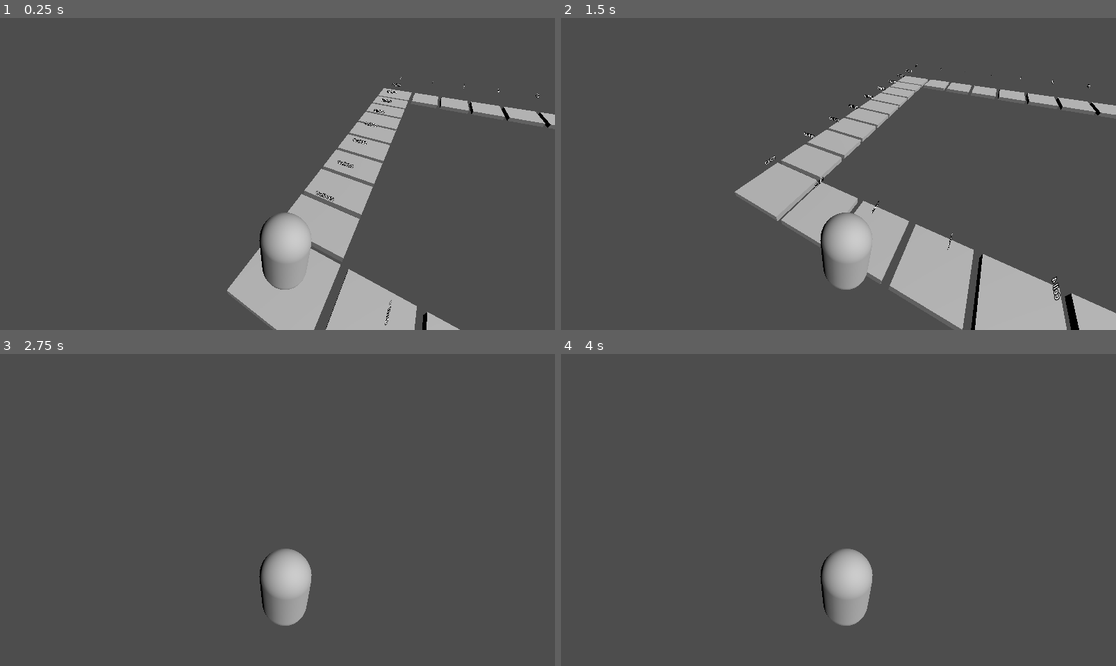
Above: before the commit, frames 1-4 (two rows, left to right).
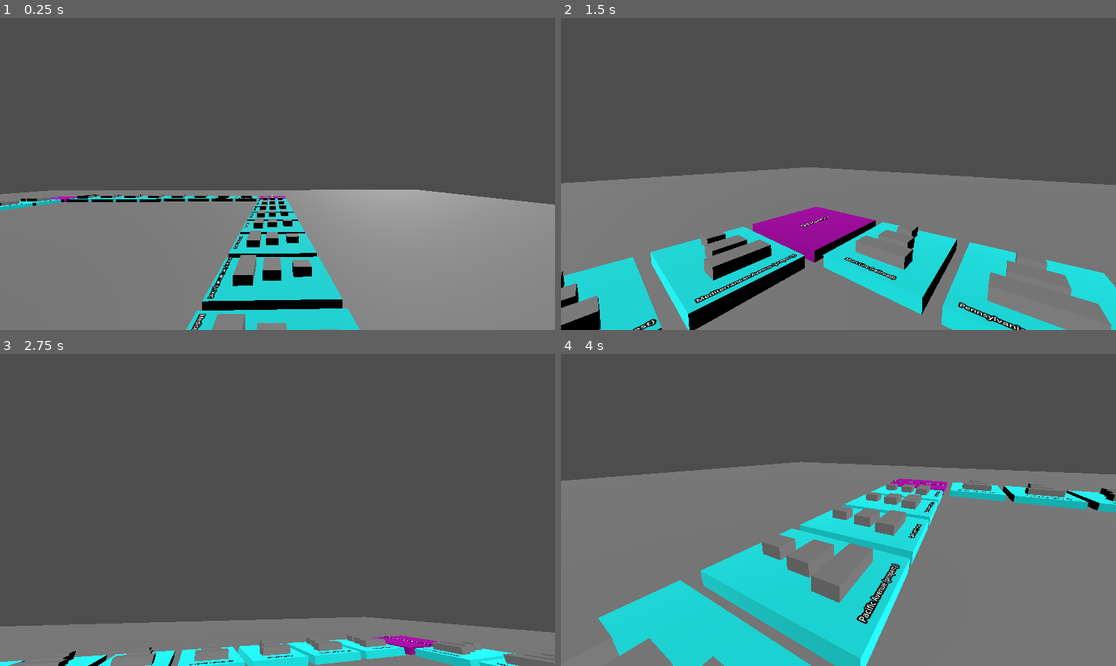
Above: after the commit, the same moments.

Repository: evan00144/monopoly-hustle
Game: Godot game, scene res://scenes/game.tscn
Same seed, same stepped clock (60 frames per second), same inputs: the game is played once before the commit and once after it. This scene is started directly instead of the project's main scene.
Inputs (mouse positions are in pixels of both pictures, inside the frame that each line leads up to):
- Up to frame 1 (0.25 s): no input
- Up to frame 2 (1.5 s): tap Enter (ui_accept) at 0.5, 0.77 s; move the mouse to (960, 158) at 0.52 s; hold D (move_right) 0.53-1.28 s; move the mouse to (727, 189) at 1.27 s; hold S (move_down) from 1.28 s (still down)
- Up to frame 3 (2.75 s): tap Enter (ui_accept) at 1.52 s; move the mouse to (333, 441) at 2.02 s; release S (move_down) at 2.03 s; hold D (move_right) from 2.03 s (still down)
- Up to frame 4 (4 s): move the mouse to (810, 572) at 2.77 s; release D (move_right) at 2.78 s; hold W (move_up) 2.78-3.53 s; tap Enter (ui_accept) at 3.02, 3.77 s; move the mouse to (1005, 556) at 3.52 s; hold A (move_left) from 3.53 s (still down)

The runs differ from the first frame. In frame 1, 47% of the frame differs, in the area x 0-100%, y 18-100%; in frame 2, 52%; in frame 3, 15%; in frame 4, 62%, in the area x 0-100%, y 34-100%.

Commit message:
add cell meta data

Diff:
--- a/player.gd
+++ b/player.gd
@@ -1,12 +1,28 @@
 extends CharacterBody3D
-
 
 const SPEED = 5.0
 const JUMP_VELOCITY = 4.5
+const MOUSE_SENSITIVITY = 0.003
 
+@onready var head = $Head
+
+var rotation_y = 0.0  # yaw
+var rotation_x = 0.0  # pitch
+
+func _ready() -> void:
+	Input.set_mouse_mode(Input.MOUSE_MODE_CAPTURED)
+
+func _unhandled_input(event: InputEvent) -> void:
+	if event is InputEventMouseMotion:
+		rotation_y -= event.relative.x * MOUSE_SENSITIVITY
+		rotation_x -= event.relative.y * MOUSE_SENSITIVITY
+		rotation_x = clamp(rotation_x, deg_to_rad(-90), deg_to_rad(90))  # Limit vertical look
+
+		rotation.y = rotation_y  # Rotate body (left/right)
+		head.rotation.x = rotation_x  # Rotate head/camera (up/down)
 
 func _physics_process(delta: float) -> void:
-	# Add the gravity.
+	# Add gravity.
 	if not is_on_floor():
 		velocity += get_gravity() * delta
 
@@ -14,8 +30,7 @@
 	if Input.is_action_just_pressed("ui_accept") and is_on_floor():
 		velocity.y = JUMP_VELOCITY
 
-	# Get the input direction and handle the movement/deceleration.
-	# As good practice, you should replace UI actions with custom gameplay actions.
+	# Movement input
 	var input_dir := Input.get_vector("move_left", "move_right", "move_up", "move_down")
 	var direction := (transform.basis * Vector3(input_dir.x, 0, input_dir.y)).normalized()
 	if direction:
--- a/scenes/board.tscn
+++ b/scenes/board.tscn
@@ -1,6 +1,6 @@
 [gd_scene load_steps=4 format=3 uid="uid://bdg0kedf8gcs4"]
 
-[ext_resource type="Script" path="res://scenes/board.gd" id="1_7qsy0"]
+[ext_resource type="Script" path="res://script/board.gd" id="1_7qsy0"]
 [ext_resource type="PackedScene" uid="uid://csdqf7i3uj5xj" path="res://scenes/cell-big.tscn" id="2_xxxjo"]
 [ext_resource type="PackedScene" uid="uid://djmh4wank4v5h" path="res://scenes/cell.tscn" id="3_k6sl3"]
 
--- a/scenes/cell-big.tscn
+++ b/scenes/cell-big.tscn
@@ -1,17 +1,28 @@
-[gd_scene load_steps=3 format=3 uid="uid://csdqf7i3uj5xj"]
+[gd_scene load_steps=4 format=3 uid="uid://csdqf7i3uj5xj"]
+
+[sub_resource type="StandardMaterial3D" id="StandardMaterial3D_a6lcq"]
+albedo_color = Color(1, 0.12549, 1, 1)
+metallic = 1.0
+metallic_specular = 1.0
 
 [sub_resource type="BoxMesh" id="BoxMesh_e2vuf"]
+material = SubResource("StandardMaterial3D_a6lcq")
 size = Vector3(2, 0.2, 2)
 
 [sub_resource type="BoxShape3D" id="BoxShape3D_ad2ki"]
 size = Vector3(2, 0.2, 2)
 
 [node name="Cell" type="StaticBody3D"]
+transform = Transform3D(1, 0, 0, 0, 1, 0, 0, 0, 1, 0, -0.1, 0)
+metadata/_edit_group_ = true
 
 [node name="MeshInstance3D" type="MeshInstance3D" parent="."]
 mesh = SubResource("BoxMesh_e2vuf")
 skeleton = NodePath("")
 
 [node name="CollisionShape3D" type="CollisionShape3D" parent="."]
-transform = Transform3D(1, 0, 0, 0, 1, 0, 0, 0, 1, 0, 0.0731694, 0)
 shape = SubResource("BoxShape3D_ad2ki")
+
+[node name="Label3D" type="Label3D" parent="."]
+transform = Transform3D(-1.28168e-10, -0.999996, 0.00293214, -4.37112e-08, 0.00293214, 0.999996, -1, 0, -4.37114e-08, -0.00408554, 0.120478, 0)
+text = "Test"
--- a/scenes/cell.tscn
+++ b/scenes/cell.tscn
@@ -1,12 +1,20 @@
-[gd_scene load_steps=3 format=3 uid="uid://djmh4wank4v5h"]
+[gd_scene load_steps=5 format=3 uid="uid://djmh4wank4v5h"]
+
+[sub_resource type="StandardMaterial3D" id="StandardMaterial3D_gfgfp"]
+albedo_color = Color(0.0705882, 1, 1, 1)
 
 [sub_resource type="BoxMesh" id="BoxMesh_e2vuf"]
+material = SubResource("StandardMaterial3D_gfgfp")
 size = Vector3(2, 0.2, 1.5)
 
 [sub_resource type="BoxShape3D" id="BoxShape3D_ad2ki"]
 size = Vector3(2, 0.2, 1)
 
+[sub_resource type="BoxMesh" id="BoxMesh_c8lps"]
+
 [node name="Cell" type="StaticBody3D"]
+transform = Transform3D(1, 0, 0, 0, 1, 0, 0, 0, 1, 0, -0.1, 0)
+metadata/_edit_group_ = true
 
 [node name="MeshInstance3D" type="MeshInstance3D" parent="."]
 mesh = SubResource("BoxMesh_e2vuf")
@@ -14,3 +22,30 @@
 
 [node name="CollisionShape3D" type="CollisionShape3D" parent="."]
 shape = SubResource("BoxShape3D_ad2ki")
+
+[node name="Label3D" type="Label3D" parent="."]
+transform = Transform3D(-1.28168e-10, -0.999996, 0.00293214, -4.37112e-08, 0.00293214, 0.999996, -1, 0, -4.37114e-08, 0.884912, 0.120478, 0)
+text = "Test"
+font_size = 16
+
+[node name="small" type="Node3D" parent="."]
+
+[node name="CSGMesh3D" type="CSGMesh3D" parent="small"]
+transform = Transform3D(0.312101, 0, 0, 0, 0.172677, 0, 0, 0, 0.2835, -0.515952, 0.204367, 0)
+use_collision = true
+mesh = SubResource("BoxMesh_c8lps")
+
+[node name="medium" type="Node3D" parent="."]
+
+[node name="CSGMesh3D" type="CSGMesh3D" parent="medium"]
+transform = Transform3D(0.312101, 0, 0, 0, 0.172677, 0, 0, 0, 0.505598, 0.013292, 0.205687, -0.00722277)
+use_collision = true
+mesh = SubResource("BoxMesh_c8lps")
+
+[node name="big" type="Node3D" parent="."]
+transform = Transform3D(1, 0, 0, 0, 1, 0, 0, 0, 2.8161, 0.992322, 0, 0)
+
+[node name="CSGMesh3D" type="CSGMesh3D" parent="big"]
+transform = Transform3D(0.312101, 0, 0, 0, 0.172677, 0, 0, 0, 0.2835, -0.515952, 0.204367, 0)
+use_collision = true
+mesh = SubResource("BoxMesh_c8lps")
--- a/scenes/game.tscn
+++ b/scenes/game.tscn
@@ -1,11 +1,15 @@
-[gd_scene load_steps=3 format=3 uid="uid://ef0iix4chr1"]
+[gd_scene load_steps=5 format=3 uid="uid://ef0iix4chr1"]
 
+[ext_resource type="Script" path="res://script/cell-list.gd" id="1_q4b4t"]
 [ext_resource type="PackedScene" uid="uid://bdg0kedf8gcs4" path="res://scenes/board.tscn" id="1_qgxn0"]
-[ext_resource type="PackedScene" uid="uid://c0aed3nunbm4w" path="res://scenes/player.tscn" id="2_3hj8w"]
+[ext_resource type="PackedScene" uid="uid://c0aed3nunbm4w" path="res://scenes/moving-player.tscn" id="2_3hj8w"]
+
+[sub_resource type="BoxMesh" id="BoxMesh_gohia"]
 
 [node name="game" type="Node3D"]
 
 [node name="GameManager" type="Node" parent="."]
+script = ExtResource("1_q4b4t")
 
 [node name="board" parent="." instance=ExtResource("1_qgxn0")]
 transform = Transform3D(1, 0, 0, 0, 1, 0, 0, 0, 1, -0.00511503, 0.00677538, -0.00798345)
@@ -14,10 +18,9 @@
 transform = Transform3D(0.866121, 0.308951, -0.392916, 0, 0.786094, 0.618107, 0.499834, -0.535355, 0.680853, -1.56717, 2.56888, 2.17897)
 
 [node name="player" parent="." instance=ExtResource("2_3hj8w")]
-transform = Transform3D(-0.0735863, 0, -0.997289, 0, 1, 0, 0.997289, 0, -0.0735863, -0.0154622, 1.22878, -0.0689046)
+transform = Transform3D(-0.999703, 0, 0.0243627, 0, 1, 0, -0.0243627, 0, -0.999703, 0, 1, 0)
 
-[node name="Camera3D" type="Camera3D" parent="player"]
-transform = Transform3D(0.798251, -0.379755, 0.467527, -0.0039683, 0.772872, 0.63455, -0.602312, -0.508385, 0.615439, 1.23745, 3.95555, 1.86945)
-
-[node name="DirectionalLight3D2" type="DirectionalLight3D" parent="."]
-transform = Transform3D(1, 0, 0, 0, 0.523138, 0.852248, 0, -0.852248, 0.523138, 0, 7.37171, 2.86052)
+[node name="CSGMesh3D" type="CSGMesh3D" parent="."]
+transform = Transform3D(50.4783, 0, 0, 0, 3.45706, 0, 0, 0, 46.6576, 4.76806, -2.0551, 4.89174)
+use_collision = true
+mesh = SubResource("BoxMesh_gohia")
--- a/scenes/player.tscn
+++ b/scenes/moving-player.tscn
@@ -7,8 +7,9 @@
 [sub_resource type="CapsuleShape3D" id="CapsuleShape3D_74ctb"]
 
 [node name="player" type="CharacterBody3D"]
-transform = Transform3D(0.996798, 0, -0.0799555, 0, 1, 0, 0.0799555, 0, 0.996798, 0, 0, 0)
+transform = Transform3D(0.996798, 0, -0.0799555, 0, 1, 0, 0.0799555, 0, 0.996798, 0, 1, 0)
 script = ExtResource("1_bbkai")
+metadata/_edit_group_ = true
 
 [node name="MeshInstance3D" type="MeshInstance3D" parent="."]
 transform = Transform3D(0.969927, 0, 0.243395, 0, 1, 0, -0.243395, 0, 0.969927, 0, 0, 0)
@@ -17,3 +18,8 @@
 [node name="CollisionShape3D" type="CollisionShape3D" parent="."]
 transform = Transform3D(0.758612, 0, 0.651543, 0, 1, 0, -0.651543, 0, 0.758612, 0, 0, 0)
 shape = SubResource("CapsuleShape3D_74ctb")
+
+[node name="Head" type="Node3D" parent="."]
+
+[node name="Camera3D" type="Camera3D" parent="Head"]
+transform = Transform3D(1, 0, 0, 0, 1, 0, 0, 0, 1, 0, 0.795425, 0)
--- a/scenes/board.gd
+++ b/script/board.gd
@@ -1,21 +1,19 @@
 extends Node3D
 
-const BOARD_SIZE = 10
+var BOARD_SIZE = 10
 const SMALL_CELL_SIZE = Vector3(2, 0.2, 1.5)
 const BIG_CELL_SIZE = Vector3(2, 0.2, 2)
 
 var SmallCellScene = preload("res://scenes/cell.tscn")
 var BigCellScene = preload("res://scenes/cell-big.tscn")
 
-func _ready():
-	generate_board()
-
-
-func generate_board():
+func generate_board(cells_data):
+	BOARD_SIZE = cells_data.size() /4
 	var positions = []
 	var rotations = []
 	var current_position = Vector3.ZERO
-	var position_adder = ((BIG_CELL_SIZE.x/2) + (SMALL_CELL_SIZE.z/2) + 0.2)
+	var gap = 0.2
+	var position_adder = ((BIG_CELL_SIZE.x/2) + (SMALL_CELL_SIZE.z/2) + gap)
 	print(BIG_CELL_SIZE.x)
 	print(SMALL_CELL_SIZE.z)
 	print(position_adder)
@@ -25,7 +23,7 @@
 		if i == 0 or i == 1 or i == BOARD_SIZE - 1:
 			pos.z += position_adder if i > 0 else 0
 		else:
-			pos.z += SMALL_CELL_SIZE.z +0.2
+			pos.z += SMALL_CELL_SIZE.z + gap
 		current_position = pos
 		positions.append(pos)
 		rotations.append(Vector3(0, deg_to_rad(0), 0))
@@ -38,7 +36,7 @@
 		elif (i == BOARD_SIZE - 1):
 			pos.x += position_adder
 		else:
-			pos.x += SMALL_CELL_SIZE.z + 0.2
+			pos.x += SMALL_CELL_SIZE.z + gap
 		current_position = pos
 		positions.append(pos)
 		rotations.append(Vector3(0, deg_to_rad(90), 0))
@@ -65,10 +63,9 @@
 		cell.rotation = rotations[i]
 		add_child(cell)
 
+
 		# Floating text label
-		var label = Label3D.new()
-		label.text = "Cell %d" % i
-		label.position = Vector3(0, 1.2, 0)
-		cell.add_child(label)
+		var label = cell.get_node('Label3D')
+		label.text = cells_data[i].name + " (" + cells_data[i].cell_type+")"
 
 	print(positions)
--- /dev/null
+++ b/script/cell-list.gd
@@ -0,0 +1,120 @@
+extends Node
+class_name CellsList
+
+# == Data Classes ==
+class Player:
+	var id: String
+	var name: String
+	var cell_ownership: Array = []
+
+	func _init(_id: String, _name: String):
+		id = _id
+		name = _name
+		cell_ownership = []
+
+class Game:
+	var id: String
+	var board_id: String
+
+	func _init(_id: String, _board_id: String):
+		id = _id
+		board_id = _board_id
+
+class Board:
+	var id: String
+	var cell_list: Array = []
+
+	func _init(_id: String, _cell_list: Array):
+		id = _id
+		cell_list = _cell_list
+
+class Cell:
+	var id: String
+	var name: String
+	var cell_type: String
+	var price: int
+	var rent: int
+	var owner: int = -1
+
+	func _init(_id: String, _name: String, _type: String, _price: int = 0, _rent: int = 0):
+		id = _id
+		name = _name
+		cell_type = _type
+		price = _price
+		rent = _rent
+
+# == Main Variables ==
+var cells: Array = []
+
+# == UUID Helper ==
+func _generate_uuid() -> String:
+	var uuid = str(randi())
+	while _uuid_exists(uuid):
+		uuid = str(randi())
+	return uuid
+
+func _uuid_exists(uuid: String) -> bool:
+	for cell in cells:
+		if cell.id == uuid:
+			return true
+	return false
+
+# == Initialization ==
+func _ready():
+	generate_cells()
+	var board_node = get_parent().get_node("board")
+	board_node.generate_board(cells)
+
+# == Cell Generator ==
+func generate_cells():
+	cells.clear()
+
+	var cell_definitions = [
+		["Go", "corner"],
+		["Mediterranean Avenue", "property", 60, 2],
+		["Community Chest", "community_chest"],
+		["Baltic Avenue", "property", 60, 4],
+		["Income Tax", "tax", 200],
+		["Reading Railroad", "railroad", 200],
+		["Oriental Avenue", "property", 100, 6],
+		["Chance", "chance"],
+		["Vermont Avenue", "property", 100, 6],
+		["Connecticut Avenue", "property", 120, 8],
+		["Jail / Just Visiting", "corner"],
+		["St. Charles Place", "property", 140, 10],
+		["Electric Company", "utility", 150],
+		["States Avenue", "property", 140, 10],
+		["Virginia Avenue", "property", 160, 12],
+		["Pennsylvania Railroad", "railroad", 200],
+		["St. James Place", "property", 180, 14],
+		["Community Chest", "community_chest"],
+		["Tennessee Avenue", "property", 180, 14],
+		["New York Avenue", "property", 200, 16],
+		["Free Parking", "corner"],
+		["Kentucky Avenue", "property", 220, 18],
+		["Chance", "chance"],
+		["Indiana Avenue", "property", 220, 18],
+		["Illinois Avenue", "property", 240, 20],
+		["B&O Railroad", "railroad", 200],
+		["Atlantic Avenue", "property", 260, 22],
+		["Ventnor Avenue", "property", 260, 22],
+		["Water Works", "utility", 150],
+		["Marvin Gardens", "property", 280, 24],
+		["Go To Jail", "corner"],
+		["Pacific Avenue", "property", 300, 26],
+		["North Carolina Avenue", "property", 300, 26],
+		["Community Chest", "community_chest"],
+		["Pennsylvania Avenue", "property", 320, 28],
+		["Short Line", "railroad", 200],
+		["Chance", "chance"],
+		["Park Place", "property", 350, 35],
+		["Luxury Tax", "tax", 100],
+		["Boardwalk", "property", 400, 50],
+	]
+
+	for cell_data in cell_definitions:
+		var name = cell_data[0]
+		var type = cell_data[1]
+		var price = cell_data[2] if cell_data.size() > 2 else 0
+		var rent = cell_data[3] if cell_data.size() > 3 else 0
+		cells.append(Cell.new(_generate_uuid(), name, type, price, rent))
